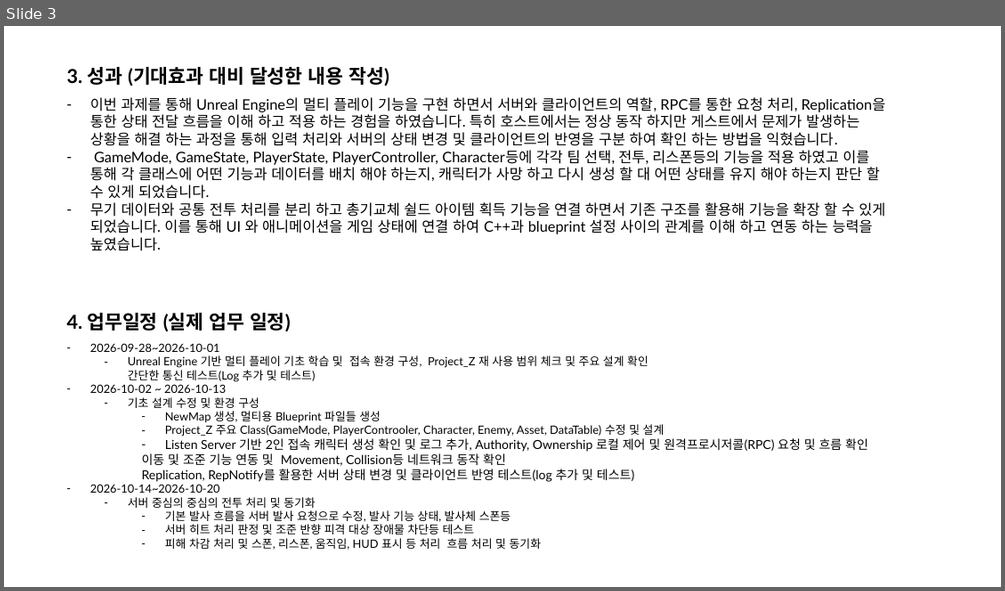
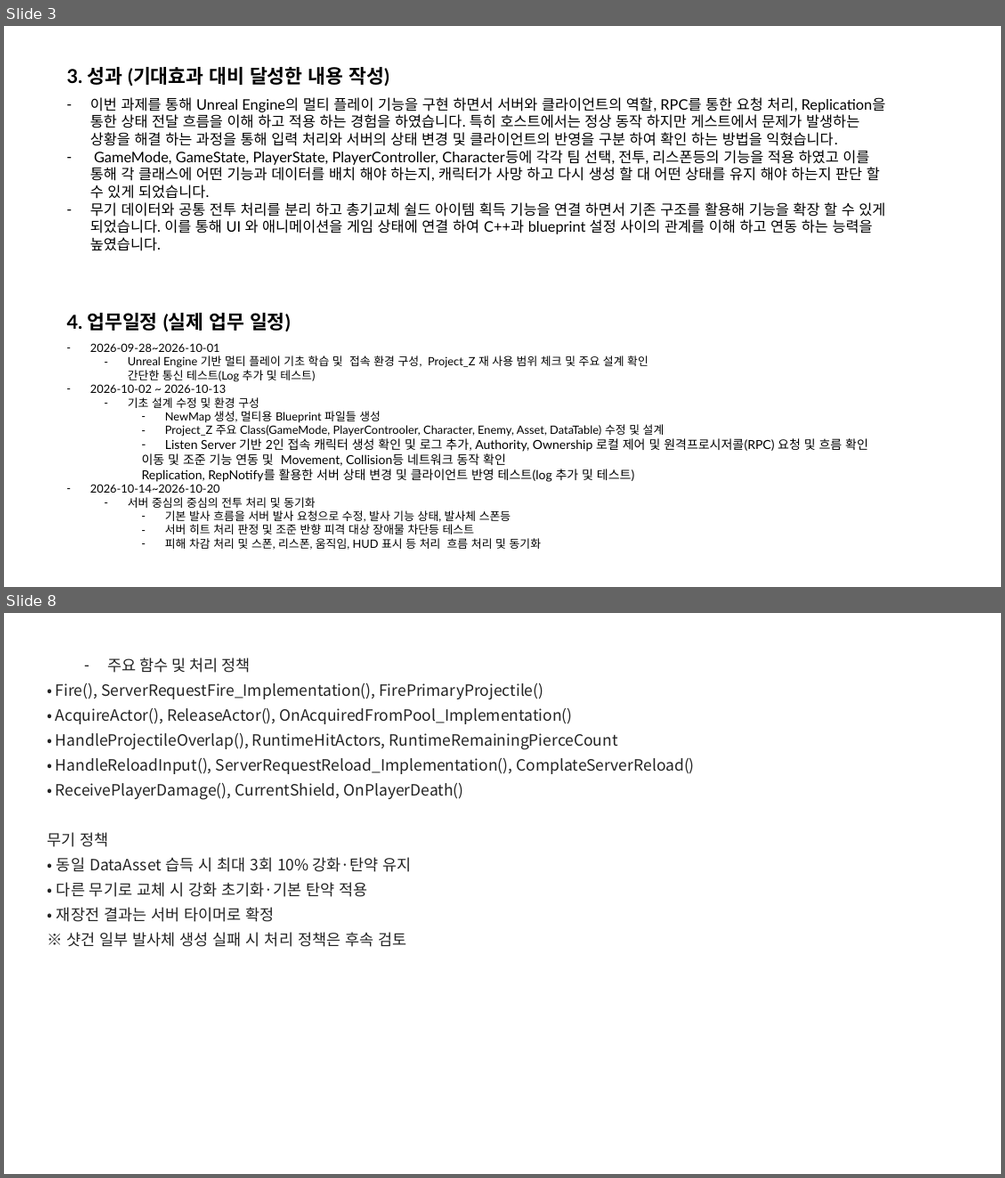
Before and after one commit to BenT8501/Auto_Stock_Trading, a slide deck: Project_Z/docs/박종호B_직무과제_완료보고서.pptx. Shown one above the other, each under a label of ours: slide 3 before the commit, slides 3 and 8 after it; the slides between them are not shown. The pictures are 1005x591 and 1005x1178 pixels, drawn with LibreOffice and Linux fonts; fonts in the diff are those of the drawing. Boxes give left, top, right and bottom in pixels: in the first picture for what was removed or moved away, otherwise in the second. Text is boxed around its words. In the diff, an @@ line names an element or a change of style, - is before the commit and + after.

```diff
--- a/Project_Z/docs/박종호B_직무과제_완료보고서.pptx
+++ b/Project_Z/docs/박종호B_직무과제_완료보고서.pptx
@@ slide 8 added at [4, 613, 1001, 1174], background #FFFFFF @@
@@ text added at [47, 657, 695, 947], 15 pt, text #232323 @@
+  – 주요 함수 및 처리 정책
+• Fire(), ServerRequestFire_Implementation(), FirePrimaryProjectile()
+• AcquireActor(), ReleaseActor(), OnAcquiredFromPool_Implementation()
+• HandleProjectileOverlap(), RuntimeHitActors, RuntimeRemainingPierceCount
+• HandleReloadInput(), ServerRequestReload_Implementation(), ComplateServerReload()
+• ReceivePlayerDamage(), CurrentShield, OnPlayerDeath()
+무기 정책
+• 동일 DataAsset 습득 시 최대 3회 10% 강화·탄약 유지
+• 다른 무기로 교체 시 강화 초기화·기본 탄약 적용
+• 재장전 결과는 서버 타이머로 확정
+※ 샷건 일부 발사체 생성 실패 시 처리 정책은 후속 검토
```
Also in this commit, not shown: 1 slide changed, 8 other slides added.
